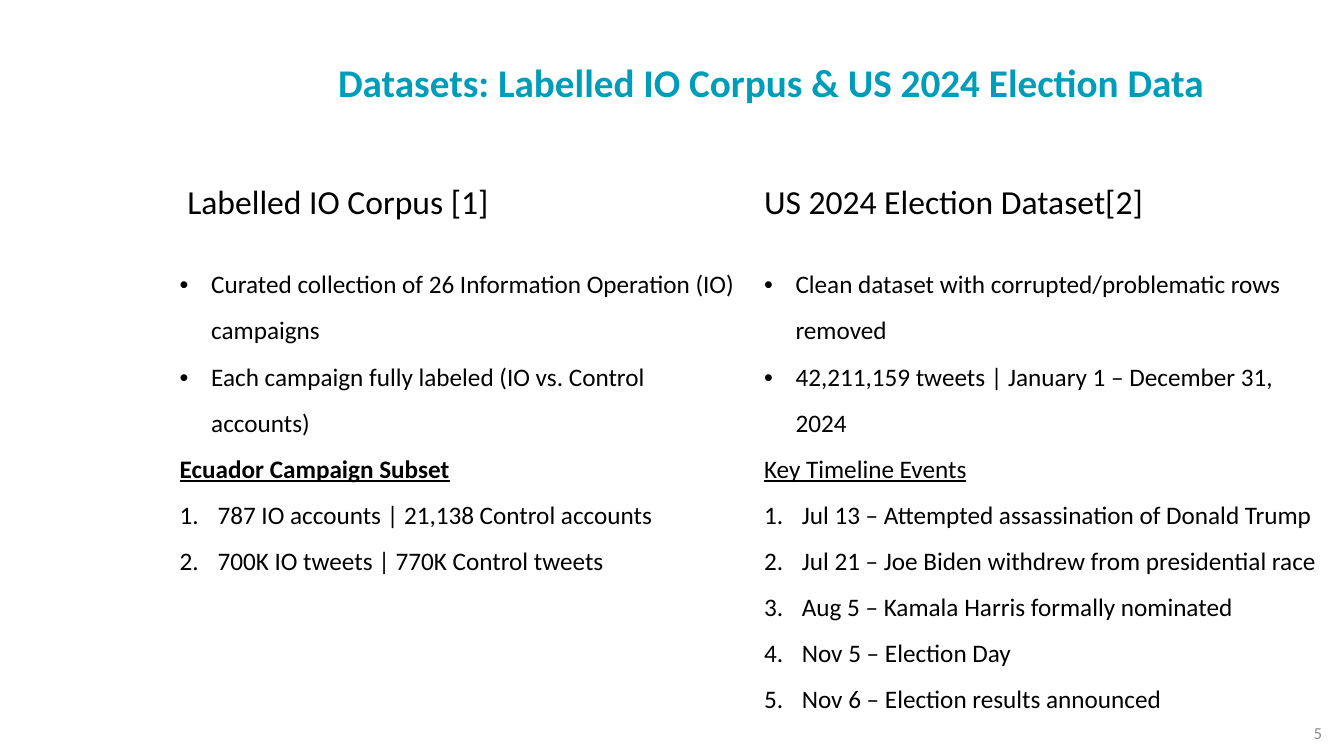
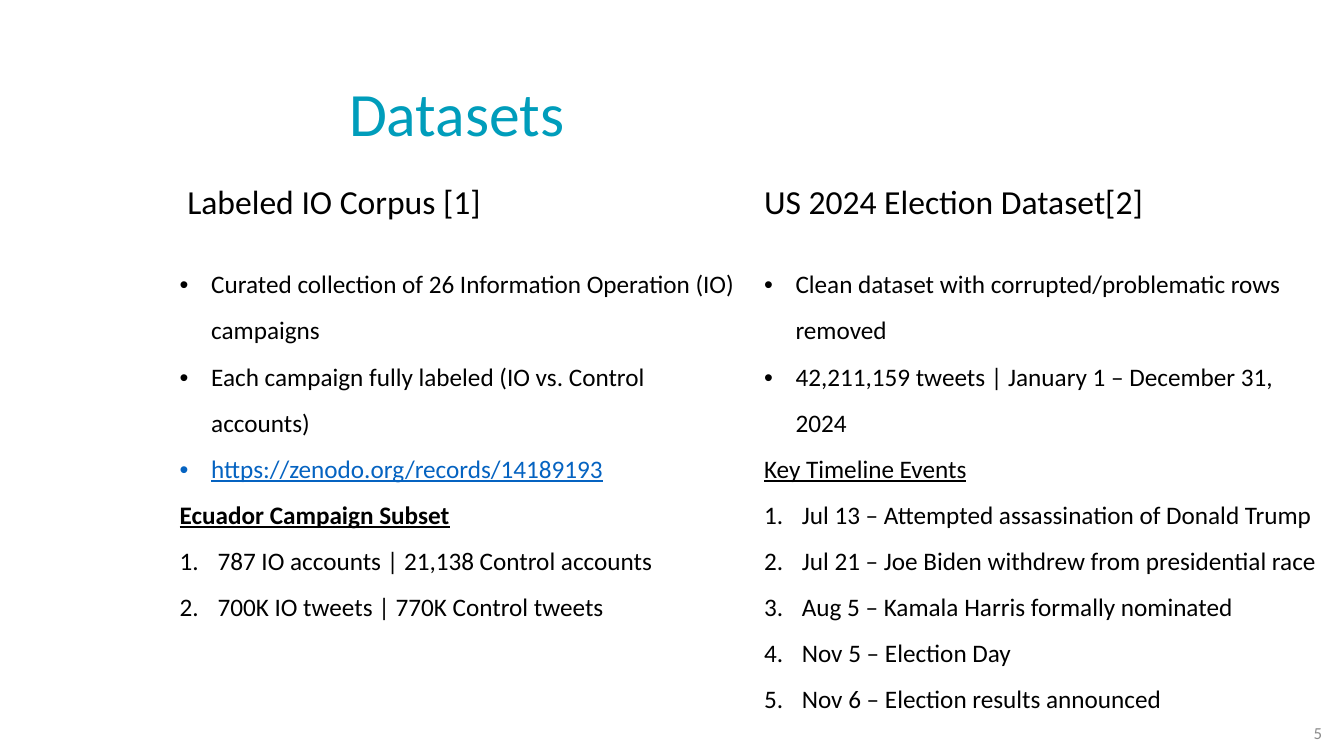
Before and after one commit to NoaTal1996/Backbone-Graph, a slide deck: slide 5 of docs/cbg_saback.pptx. Drawn at 1344x756 pixels with LibreOffice and Linux fonts; fonts in the diff are those of the drawing; background and template pictures are left out. Boxes give left, top, right and bottom in pixels: in the first picture for what was removed or moved away, otherwise in the second. Text is boxed around its words. In the diff, an @@ line names an element or a change of style, - is before the commit and + after.

```diff
--- a/docs/cbg_saback.pptx
+++ b/docs/cbg_saback.pptx
@@ title at bbox=[349, 96, 564, 137]: text changed; size 28 to 44 pt; bold off @@
-Datasets: Labelled IO Corpus & US 2024 Election Data
+Datasets
@@ table at bbox=[169, 177, 1339, 756] @@
-row 1, column 1: Labelled IO Corpus [1] / Curated collection of 26 Information Operation (IO) campaigns / Each campaign fully labeled (IO vs. Control accounts) / Ecuador Campaign Subset / 787 IO accounts | 21,138 Control accounts / 700K IO tweets | 770K Control tweets
+row 1, column 1: Labeled IO Corpus [1] / Curated collection of 26 Information Operation (IO) campaigns / Each campaign fully labeled (IO vs. Control accounts) / https://zenodo.org/records/14189193 / Ecuador Campaign Subset / 787 IO accounts | 21,138 Control accounts / 700K IO tweets | 770K Control tweets
```
Also in this commit, not shown: 5 other slides changed, 12 slides added, 8 slides removed.
